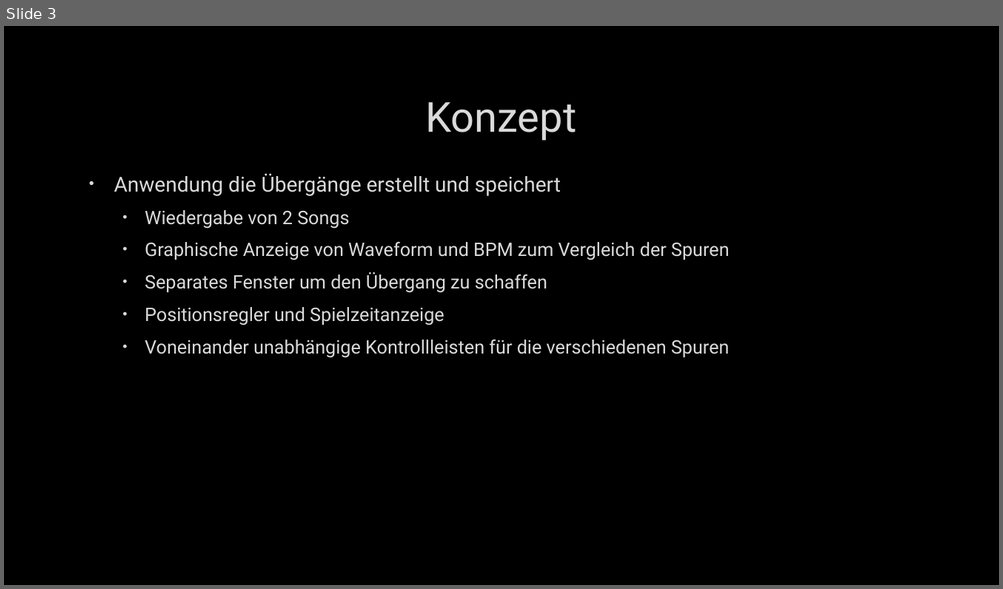
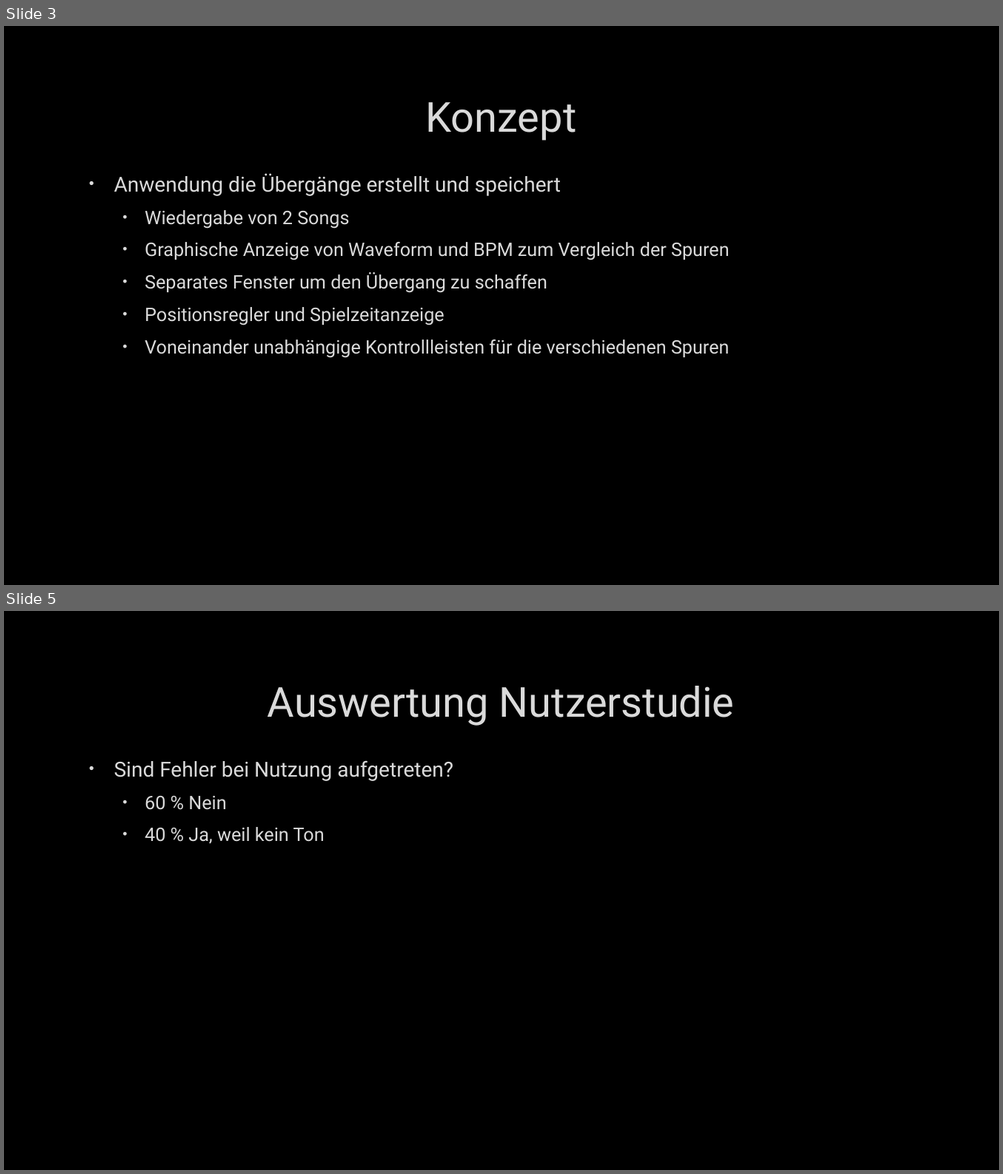
Before and after one commit to kminhc/ewsbeleg, a slide deck: Präsentation1.pptx. Shown one above the other, each under a label of ours: slide 3 before the commit, slides 3 and 5 after it; the slides between them are not shown. The pictures are 1003x589 and 1003x1174 pixels, drawn with LibreOffice and Linux fonts; fonts in the diff are those of the drawing; background and template pictures are left out. Boxes give left, top, right and bottom in pixels: in the first picture for what was removed or moved away, otherwise in the second. Text is boxed around its words. In the diff, an @@ line names an element or a change of style, - is before the commit and + after.

```diff
--- a/Präsentation1.pptx
+++ b/Präsentation1.pptx
@@ slide 5 added at (x1=4, y1=611, x2=999, y2=1170), background picture (left out) @@
@@ title added at (x1=267, y1=686, x2=734, y2=726), 40 pt, text #DADADA @@
+Auswertung Nutzerstudie
@@ text added at (x1=114, y1=760, x2=453, y2=844), 20 pt, text #DADADA @@
+• Sind Fehler bei Nutzung aufgetreten?
+  • 60 % Nein
+  • 40 % Ja, weil kein Ton
```
Also in this commit, not shown: 4 other slides added.
